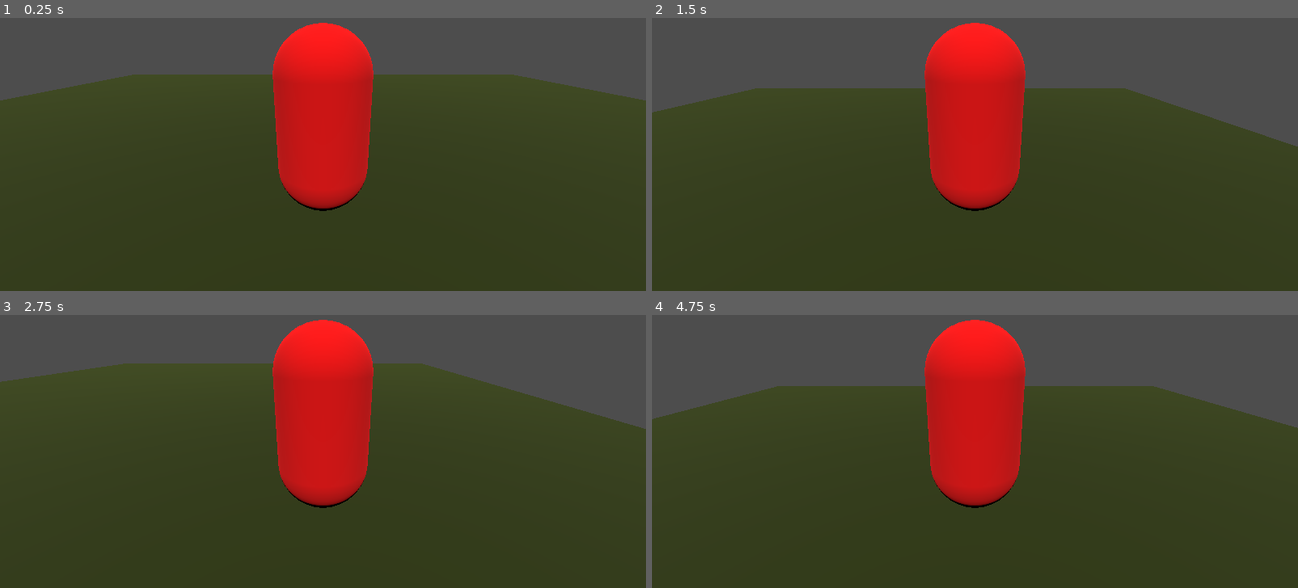
Above: before the commit, frames 1-4 (two rows, left to right).
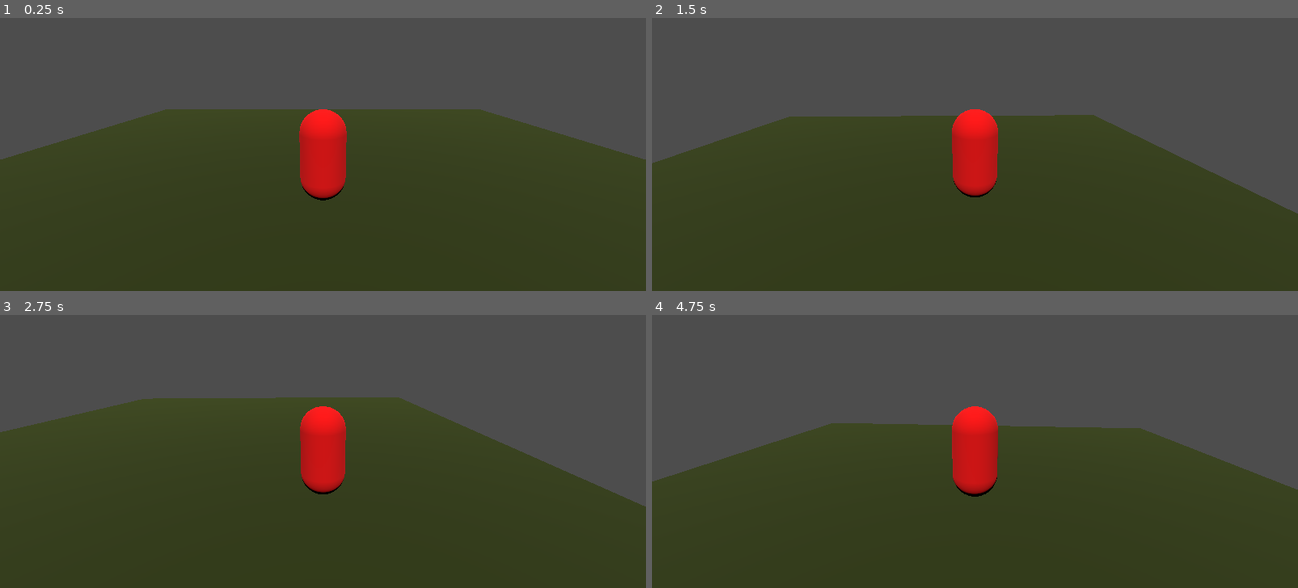
Above: after the commit, the same moments.

Repository: mswieboda/ld-58-practice
Game: Godot game, scene res://scenes/world.tscn
Two runs of this game, one before a commit and one after it. Both use one fixed random seed, a clock stepped at 60 frames per second and the inputs below.
Inputs:
- Up to frame 1 (0.25 s): no input
- Up to frame 2 (1.5 s): hold D (move_right) 0.53-1.28 s; hold C (crouch) 0.53-1.28 s; tap Space (jump) at 0.77 s; hold S (move_down) from 1.28 s (still down); tap C (crouch) at 1.35 s
- Up to frame 3 (2.75 s): tap Space (jump) at 1.52 s; release S (move_down) at 2.03 s; hold D (move_right) from 2.03 s (still down); hold C (crouch) from 2.03 s (still down)
- Up to frame 4 (4.75 s): release D (move_right) at 2.78 s; release C (crouch) at 2.78 s; hold W (move_up) 2.78-3.53 s; tap C (crouch) at 2.85, 4.35 s; tap Space (jump) at 3.02, 3.77, 4.52 s; hold C (crouch) 3.53-4.28 s; hold A (move_left) from 3.53 s (still down)

The runs differ from the first frame. In frame 1, 21% of the frame differs, in the area x 0-100%, y 1-71%; in frame 2, 20%; in frame 3, 23%; in frame 4, 23%.

Commit message:
horz platformer camera

Diff:
--- /dev/null
+++ b/scenes/camera.gd
@@ -0,0 +1,41 @@
+extends Camera3D
+
+# Reference to the player node
+@export var player_path: NodePath
+var player: Node3D
+
+# Offset from player position
+@export var offset: Vector3 = Vector3(0, 2, 5)
+
+# Smoothing (set to 0 for instant follow)
+@export var follow_smoothness: float = 10.0
+
+func _ready():
+    # Get reference to the player
+    if player_path:
+        player = get_node(player_path)
+    else:
+        # Try to find player in parent or scene
+        player = get_parent()
+
+func _process(delta: float) -> void:
+    if not player:
+        return
+
+    # Calculate target position based on player position + offset
+    var target_position = player.global_position + offset
+
+    # Lock X and Y, follow horizontally (X and Z in 3D space)
+    # This keeps the camera at the same X and Z as player, but maintains the offset Y height
+    target_position.x = player.global_position.x + offset.x
+    target_position.z = player.global_position.z + offset.z
+    target_position.y = player.global_position.y + offset.y
+
+    # Smooth follow or instant
+    if follow_smoothness > 0:
+        global_position = global_position.lerp(target_position, follow_smoothness * delta)
+    else:
+        global_position = target_position
+
+    # Make camera look at player
+    look_at(player.global_position + Vector3(0, offset.y / 2, 0), Vector3.UP)
--- a/scenes/world.tscn
+++ b/scenes/world.tscn
@@ -1,6 +1,7 @@
-[gd_scene load_steps=5 format=3 uid="uid://c7whyevruygfq"]
+[gd_scene load_steps=6 format=3 uid="uid://c7whyevruygfq"]
 
 [ext_resource type="PackedScene" uid="uid://ga0j1k060ypk" path="res://objs/player/player.tscn" id="1_nnsk1"]
+[ext_resource type="Script" uid="uid://cwrgjg5roo6ma" path="res://scenes/camera.gd" id="2_rwgxs"]
 
 [sub_resource type="WorldBoundaryShape3D" id="WorldBoundaryShape3D_e5uuo"]
 
@@ -25,7 +26,9 @@
 surface_material_override/0 = SubResource("StandardMaterial3D_rwgxs")
 
 [node name="player" parent="." instance=ExtResource("1_nnsk1")]
-transform = Transform3D(1, 0, 0, 0, 1, 0, 0, 0, 1, 0, 1.1991079, 0)
+transform = Transform3D(1, 0, 0, 0, 1, 0, 0, 0, 1, 0, 1.199, 0)
 
-[node name="camera" type="Camera3D" parent="player"]
-transform = Transform3D(1, 0, 0, 0, 0.95655954, 0.29153708, 0, -0.29153708, 0.95655954, 0, 0.86563396, 2.3970237)
+[node name="camera" type="Camera3D" parent="."]
+transform = Transform3D(1, 0, 0, 0, 0.95655954, 0.29153708, 0, -0.29153708, 0.95655954, 0, 2.0646338, 2.3970237)
+script = ExtResource("2_rwgxs")
+player_path = NodePath("../player")
Not shown, added: scenes/camera.gd.uid
